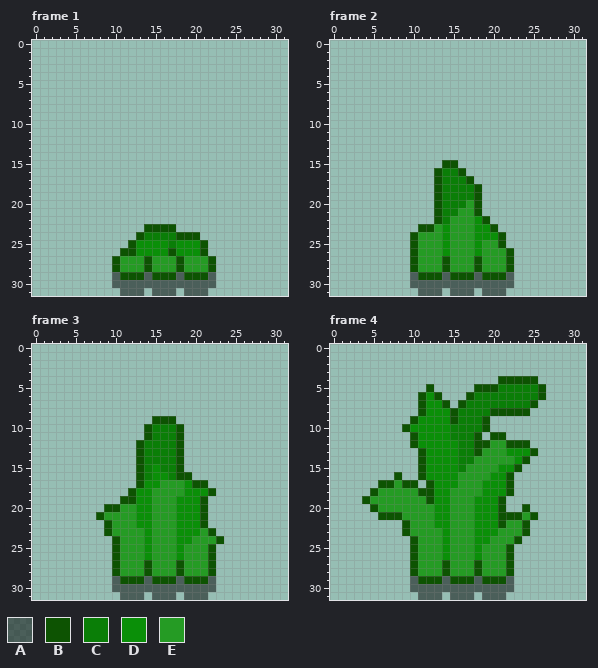
Pixel-art file: Assets/Arts/Plant/GrassSprite/TallGrass_02/TallGrass_02_Grow.aseprite. Above is the file before it was changed.
32x32 pixels, 5 frames. Shown: frame 1, frame 2, frame 3, frame 4. The commit also changed other frames, which this record leaves out.
Palette (. is transparent): A #00000080  B #0d5302  C #0a7e07  D #0a8f08  E #259b24
After:
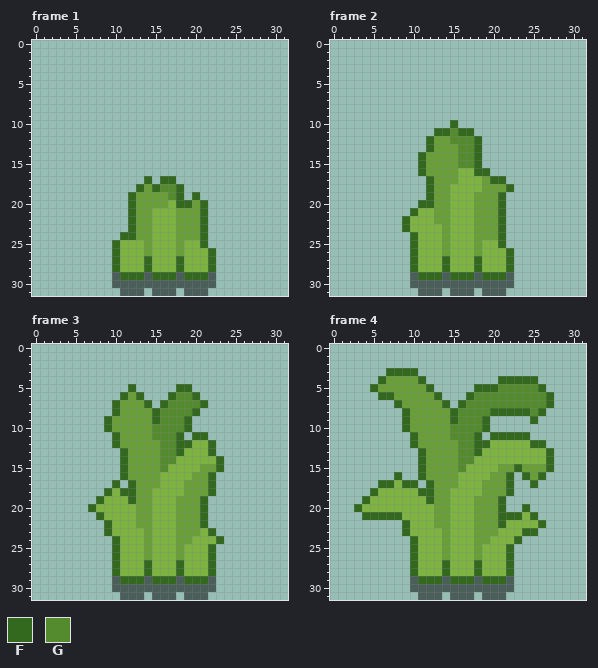
Colours new in this view: F #33691e  G #558b2f
The edit:
colour D: #0a8f08 -> #689f38
colour E: #259b24 -> #7cb342
Changed rows in their new state; - is a pixel that keeps its letter.
Frame 1, layer "Flattened":
first column x 10:
17 ----F-FF-----
18 ---FDFGGF----
19 --FDDDDGF-F--
20 --FDDDDEFFDF-
21 --FDDEEEDDDF-
22 --FDDEEEDDDF-
23 --FDDEEEDDDF-
24 -FFDDEEEDDDF-
25 FEEE-EEE-EEF-
26 FEEE-EEE-EEEF
27 F---F---F---F
28 F---F---F---F
29 -FFF-FFF-FFF-
Frame 2, layer "Flattened":
first column x 9:
10 ------F-------
11 ----FFGFF-----
12 ---FDDGGGF----
13 ---FDDDGGF----
14 --FDDDDGGF----
15 --FDDDDGGF----
16 --FDDDDEEFF---
17 ---FDDDEEEDFF-
18 ---FDDEEEEDDDF
19 ---FDDEEEDDDF-
20 --FFDDEE-DDDF-
21 -FEEDDE--DDDF-
22 FEEEDD----DDF-
23 FEEE-------DF-
24 -F----------F-
25 -F----------F-
26 -F-----------F
27 -F---F---F---F
28 -F---F---F---F
29 --FFF-FFF-FFF-
Frame 3, layer "Flattened":
first column x 7:
 5 -----F-----FF----
 6 ----FDF---FGGF---
 7 ---FDDDF-FGGGGF--
 8 ---FDDDDFGGGGF---
 9 --FDDDDDFGGGF----
10 --FDDDDDGGGGF----
11 ---FDDDDGGGF-FF--
12 ---FDDDDDGGFFEEF-
13 ----FDDDDGGFEEEF-
14 ----FDDDDGGEEEEEF
15 ----FDDD-GEEEEDDF
16 ----FDDD-EEEEDDF-
17 ---F-FD------DDF-
18 --FEFF---------F-
19 -FEEEF--------F--
20 FEEE----------F--
21 -F------------F--
22 --F-----------F--
23 --F------------F-
24 ---F------------F
25 ---F-----------F-
26 ---F-----------F-
27 ---F---F---F---F-
28 ---F---F---F---F-
29 ----FFF-FFF-FFF--
Frame 4, layer "Flattened":
first column x 3:
 3 ----FFFF-----------------
 4 ---FDDDDF---------FFFFF--
 5 --FDDDDDDF-----FFFGGGGGF-
 6 ---FFDDDD-F---FGGGGGGGGGF
 7 -----FDDD--F-FGGGGGGGGGGF
 8 ------FDD---FGGGGFFFFFGF-
 9 ------FD----FGGGF-----F--
10 ------F-----GGGGF--------
11 -------F----GGGF-FFFFF---
12 -------F-----GGFF--EEEFF-
13 --------F----GGF---EEEEEF
14 --------F----GG-----EEEEF
15 --------F----G------FDDDF
16 -----F--F----------F-FDF-
17 ---FF-FF-F---------F--F--
18 --F-----FF---------F-----
19 -F-------F--------F------
20 FEE---------------F--F---
21 -FFFFF------------FFF-F--
22 ------F-----------F--EEF-
23 ------F--------------FF--
24 -------F------------F----
25 -------F-----------F-----
26 -------F-----------F-----
27 -------F---F---F---F-----
28 -------F---F---F---F-----
29 --------FFF-FFF-FFF------
